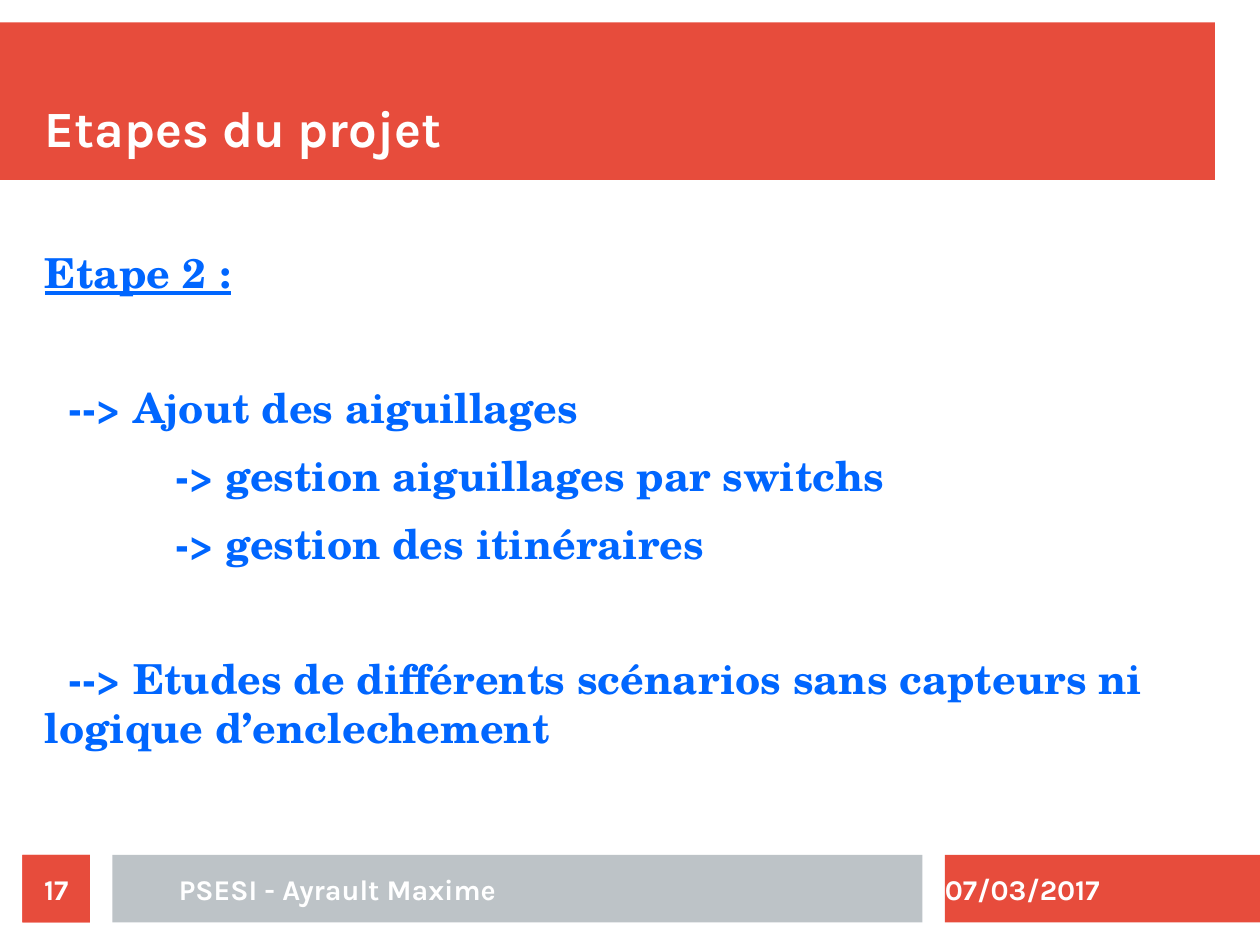
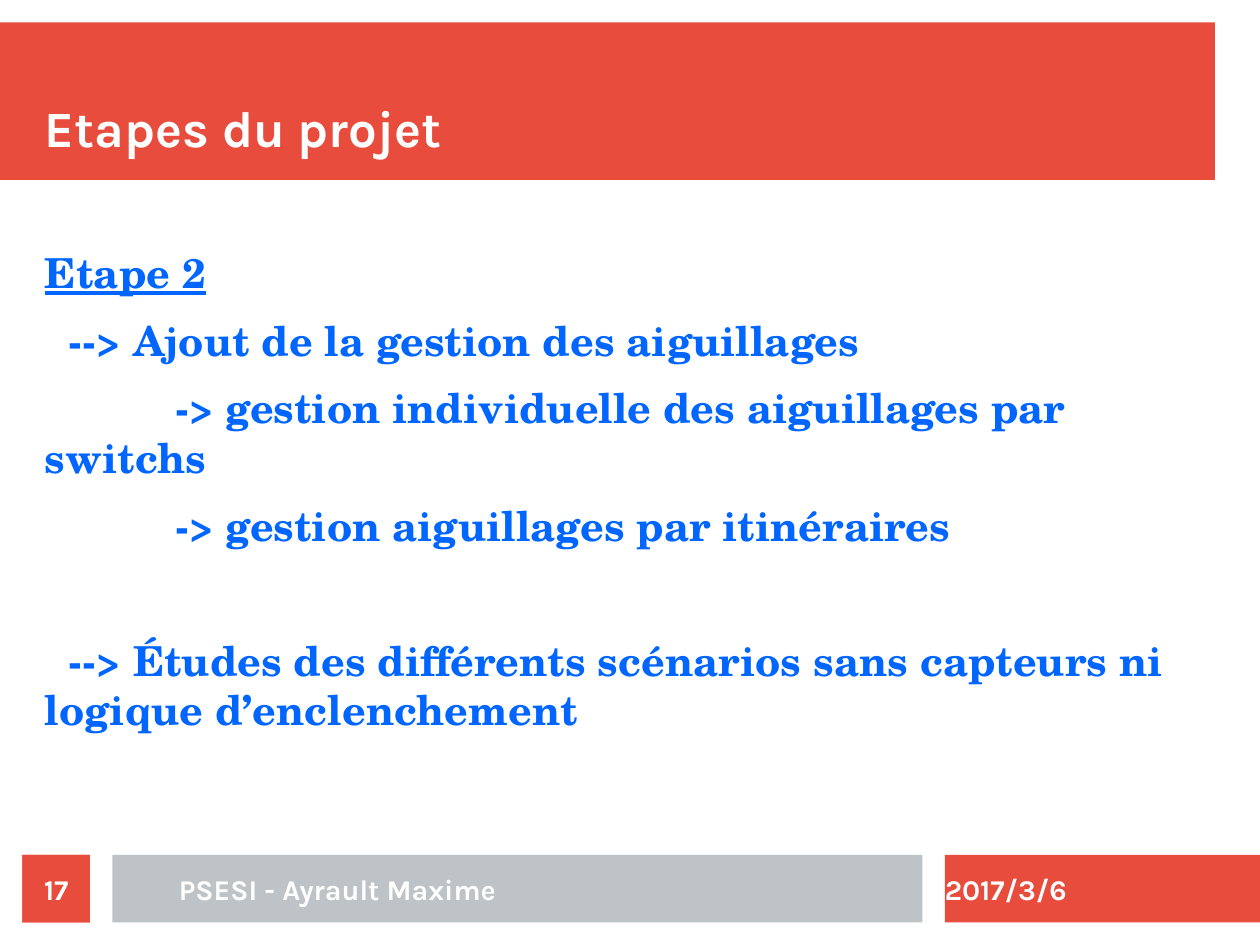
Before and after one commit to maximouth/CBI, a slide deck: slide 17 of Presentation/presentation.odp. Drawn at 1260x945 pixels with LibreOffice and Linux fonts; fonts in the diff are those of the drawing. Boxes give left, top, right and bottom in pixels: in the first picture for what was removed or moved away, otherwise in the second. Text is boxed around its words. In the diff, an @@ line names an element or a change of style, - is before the commit and + after.

```diff
--- a/Presentation/presentation.odp
+++ b/Presentation/presentation.odp
@@ text at [45,258,1163,734]: text changed @@
-Etape 2 :
---> Ajout des aiguillages
--> gestion aiguillages par switchs
--> gestion des itinéraires
---> Etudes de différents scénarios sans capteurs ni logique d’enclechement
+Etape 2
+--> Ajout de la gestion des aiguillages
+-> gestion individuelle des aiguillages par switchs
+-> gestion aiguillages par itinéraires
+--> Études des différents scénarios sans capteurs ni logique d’enclenchement
@@ text at [945,878,1067,903]: text changed @@
-07/03/2017
+2017/3/6
```
Also in this commit, not shown: 22 other slides changed.
